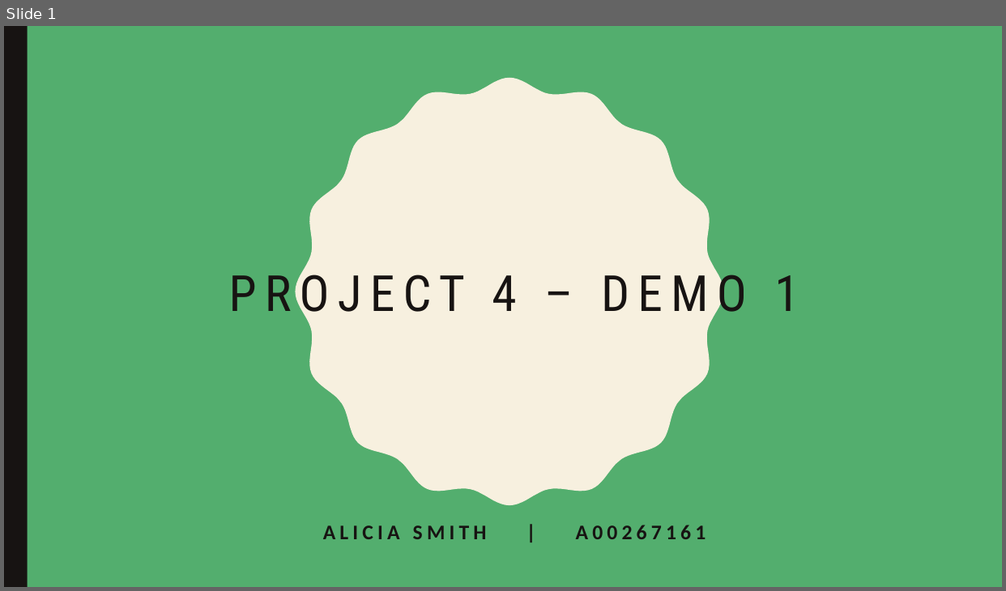
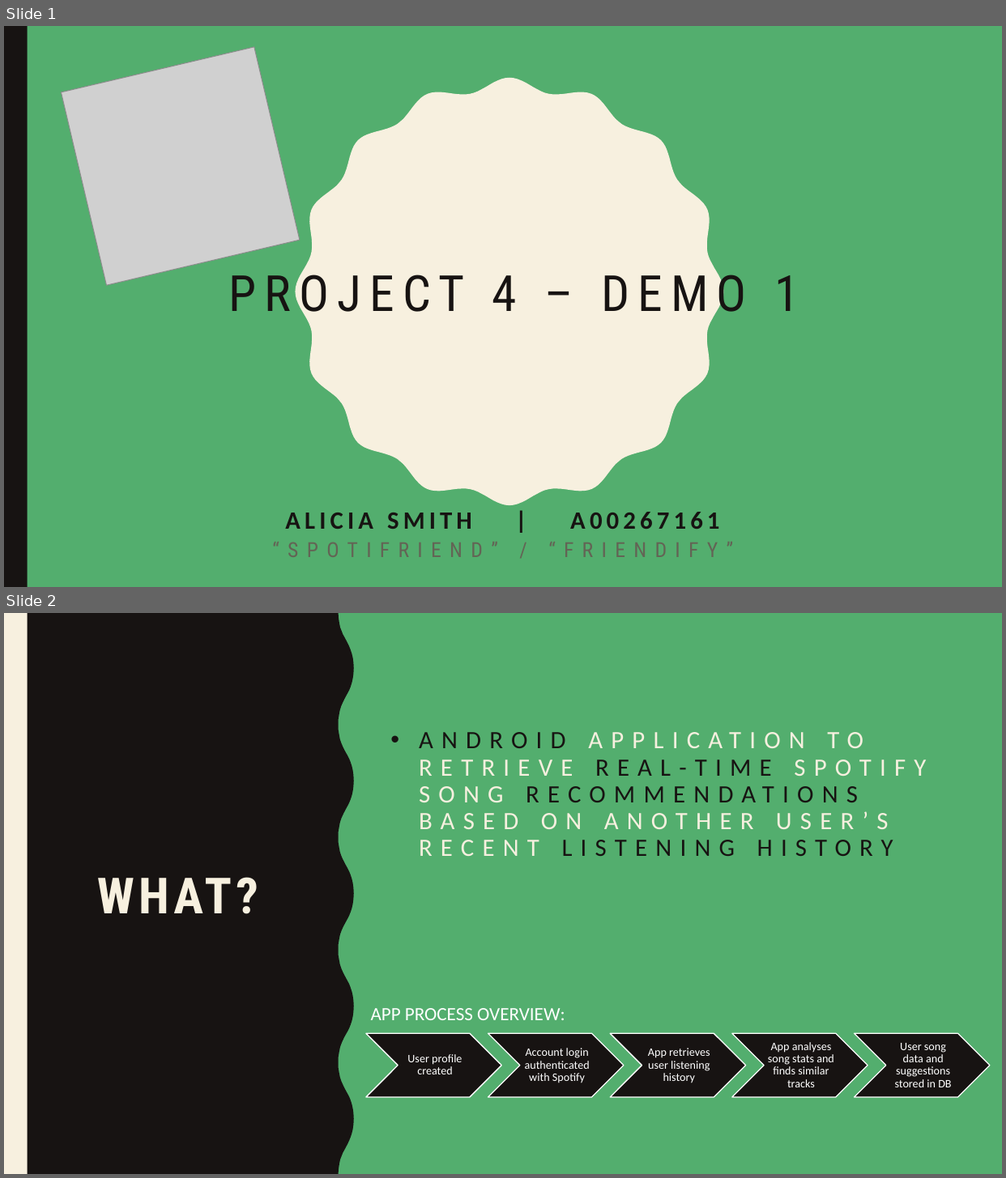
Before and after one commit to a-smith42/Project_4, a slide deck: Demo 1/Project 4 – Demo 1.pptx. Shown one above the other, each under a label of ours: slide 1 before the commit, slides 1 and 2 after it. The pictures are 1006x591 and 1006x1178 pixels, drawn with LibreOffice and Linux fonts; fonts in the diff are those of the drawing; grey boxes stand for pictures. Boxes give left, top, right and bottom in pixels: in the first picture for what was removed or moved away, otherwise in the second. Text is boxed around its words. In the diff, an @@ line names an element or a change of style, - is before the commit and + after.

```diff
--- a/Demo 1/Project 4 – Demo 1.pptx
+++ b/Demo 1/Project 4 – Demo 1.pptx
@@ slide 2 added at [4,613,1002,1174], background #53AE6E @@
@@ freeform shape added at [4,613,235,1174], fill #F7F0DF @@
@@ rectangle added at [4,613,1002,1174], fill #53AE6E @@
@@ freeform shape added at [4,613,354,1174], fill #171312 @@
@@ rectangle added at [4,613,27,1174], fill #F7F0DF @@
@@ freeform shape added at [76,613,211,1174], fill #53AE6E @@
@@ title added at [419,732,926,856], 24 pt, text #F7F0DF @@
+• ANDROID APPLICATION TO RETRIEVE REAL-TIME SPOTIFY SONG RECOMMENDATIONS BASED ON ANOTHER USER’S RECENT LISTENING HISTORY
@@ text added at [97,877,258,914], 48 pt, text #F7F0DF, bold @@
+WHAT?
@@ text added at [371,1008,565,1020], 18 pt, text #FFFFFF @@
+APP PROCESS OVERVIEW:
@@ group added at [366,1033,990,1097]: 5 chevrons, 5 texts @@
+User profile created
+Account login authenticated with Spotify
+App retrieves user listening history
+App analyses song stats and finds similar tracks
+User song data and suggestions stored in DB
@@ slide 1 changed as well @@
@@ picture added at [61,47,300,285] @@
@@ subtitle "ALICIA SMITH | A00267161": place and size @@
-subtitle "ALICIA SMITH | A00267161" at [323,525,706,540]
+subtitle "ALICIA SMITH | A00267161" at [285,512,719,529]
@@ subtitle "ALICIA SMITH | A00267161" at [285,512,719,529]: size 20 to 24 pt @@
@@ text added at [210,514,797,587], 20 pt, text #636455 @@
+“SPOTIFRIEND” / “FRIENDIFY”
```
Also in this commit, not shown: 4 other slides added, 4 slides removed, 20 other files.
